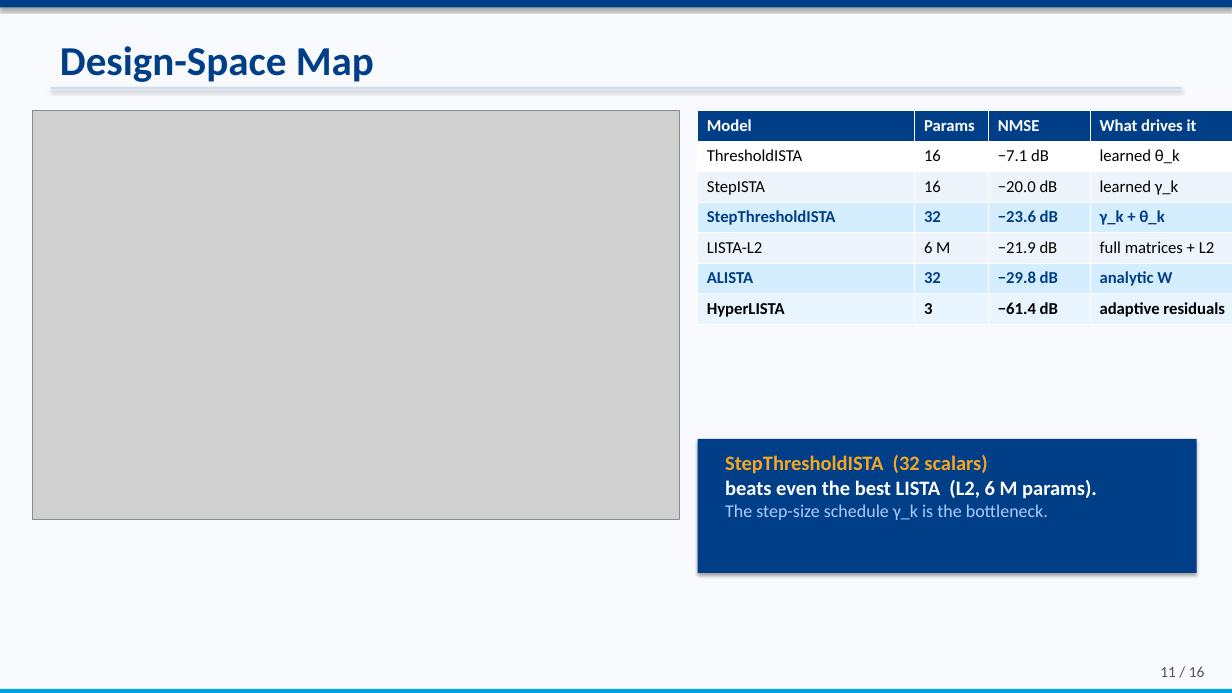
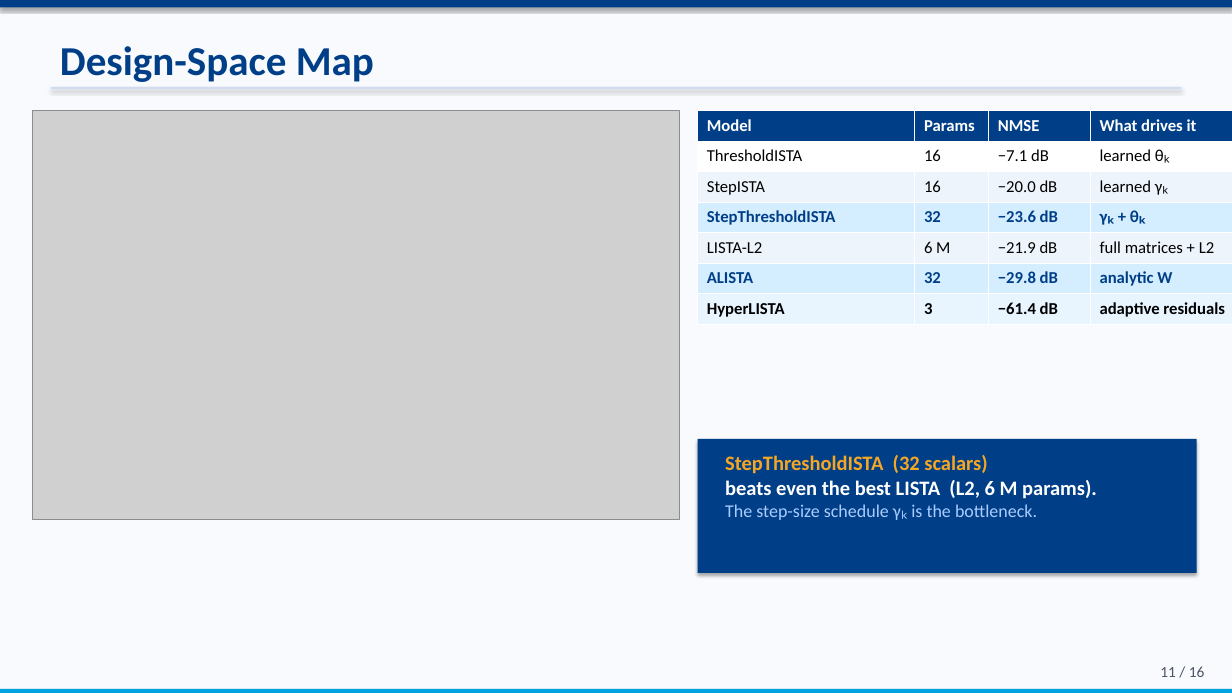
Before and after one commit to ThEpiCake/hyperlista-mbdl, a slide deck: slide 11 of submission/MBDL_Seminar_Presentation.pptx. Drawn at 1232x693 pixels with LibreOffice and Linux fonts; fonts in the diff are those of the drawing; grey boxes stand for pictures. Boxes give left, top, right and bottom in pixels: in the first picture for what was removed or moved away, otherwise in the second. Text is boxed around its words. In the diff, an @@ line names an element or a change of style, - is before the commit and + after.

```diff
--- a/submission/MBDL_Seminar_Presentation.pptx
+++ b/submission/MBDL_Seminar_Presentation.pptx
@@ table at bbox=[698, 111, 1232, 324] @@
-row 2, column 4: learned θ_k
+row 2, column 4: learned θₖ
-row 3, column 4: learned γ_k
+row 3, column 4: learned γₖ
-row 4, column 4: γ_k + θ_k
+row 4, column 4: γₖ + θₖ
@@ text at bbox=[725, 504, 1037, 520]: text changed @@
-The step-size schedule γ_k is the bottleneck.
+The step-size schedule γₖ is the bottleneck.
```
Also in this commit, not shown: 5 other slides changed, 1 other file.
